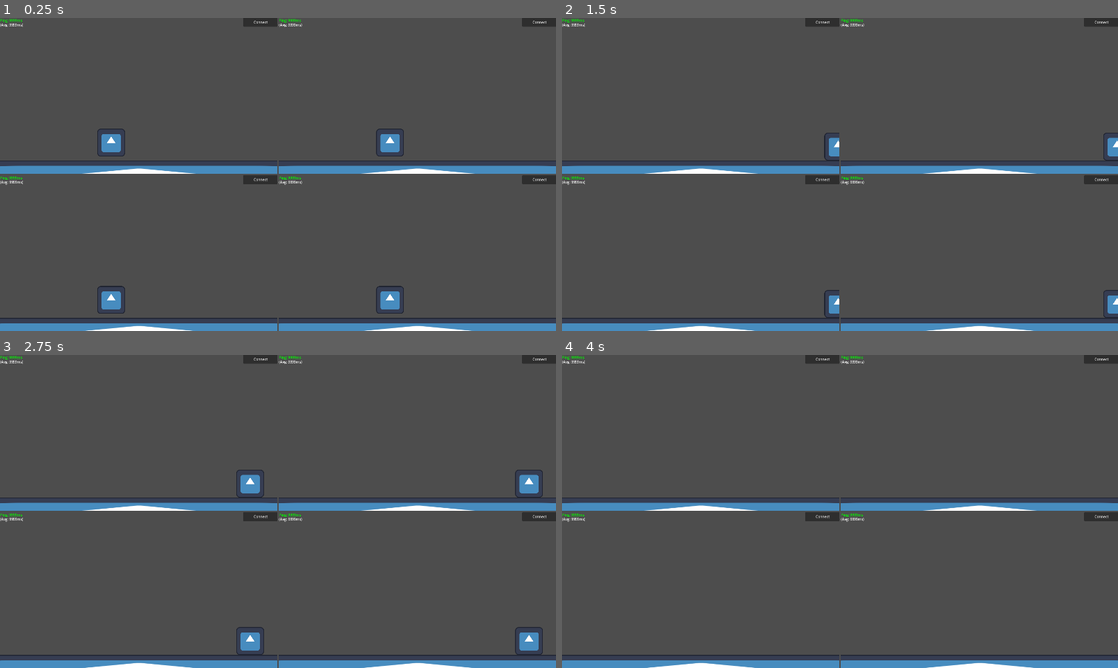
Above: before the commit, frames 1-4 (two rows, left to right).
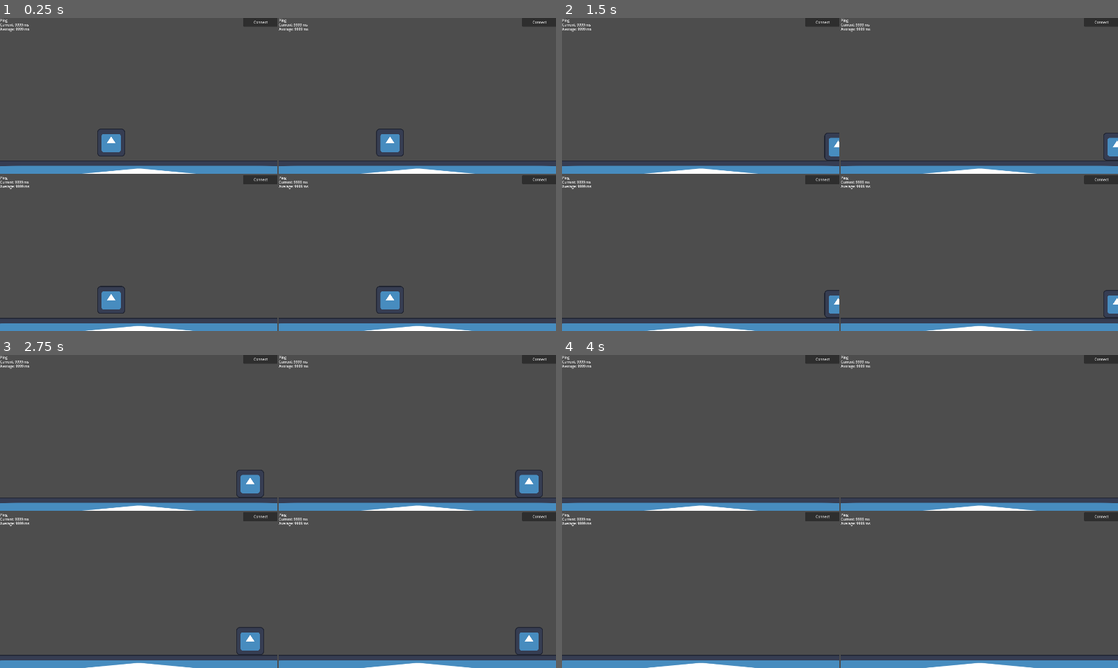
Above: after the commit, the same moments.

Repository: kamikoloss/godot-network-study
Game: Godot game, scene res://debug.tscn
Same seed, same stepped clock (60 frames per second), same inputs: the game is played once before the commit and once after it. This scene is started directly instead of the project's main scene. The engine's default icon, where the game draws it, is replaced by a stand-in: a white triangle on a blue panel in a dark square.
Inputs:
- Up to frame 1 (0.25 s): no input
- Up to frame 2 (1.5 s): tap Enter (ui_accept) at 0.5, 0.77 s; hold Right (ui_right) from 0.53 s (still down)
- Up to frame 3 (2.75 s): tap Enter (ui_accept) at 1.52, 2 s; release Right (ui_right) at 2.03 s; hold Left (ui_left) from 2.03 s (still down)
- Up to frame 4 (4 s): release Left (ui_left) at 2.78 s; hold Right (ui_right) from 2.78 s (still down); tap Enter (ui_accept) at 3.02, 3.5, 3.77 s

The runs differ from the first frame. In frame 1, 0.4% of the frame differs, in the area x 0-56%, y 0-55%; in frame 2, 0.4%; in frame 3, 0.4%; in frame 4, 0.4%.

Commit message:
Ping の表示を微修正した

Diff:
--- a/ws3/client.gd
+++ b/ws3/client.gd
@@ -17,8 +17,8 @@
 
 # UI
 @export var _connect_button: Button
-@export var _ping_label: Label
-@export var _ping_avg_label: Label
+@export var _ping_current_label: Label
+@export var _ping_average_label: Label
 @export var _ping_refresh_interval: float = 0.25
 
 # Scenes
@@ -33,7 +33,7 @@
 # Ping
 var _ping_refresh_timer: float = 0.0
 var _recent_ping_list: Array[float] = []
-var _recent_ping_list_max_size: int = 10
+var _recent_ping_list_max_size: int = 50
 
 
 
@@ -106,8 +106,8 @@
 
 	var ping_sum = _recent_ping_list.reduce(func(a, n): return a + n, 0.0)
 	var ping_avg = ping_sum / _recent_ping_list.size()
-	_ping_label.text = "Ping: %s ms" % str(snappedf(_recent_ping_list[-1] * 1000, 0.01))
-	_ping_avg_label.text = "(Avg: %s ms)" % str(snappedf(ping_avg * 1000, 0.01))
+	_ping_current_label.text = "Current: %s ms" % str(snappedf(_recent_ping_list[-1] * 1000, 0.01))
+	_ping_average_label.text = "Average: %s ms" % str(snappedf(ping_avg * 1000, 0.01))
 
 
 # 接続完了メッセージを受信したときの処理
--- a/ws3/client.tscn
+++ b/ws3/client.tscn
@@ -8,14 +8,15 @@
 [sub_resource type="RectangleShape2D" id="RectangleShape2D_rp5tg"]
 size = Vector2(128, 128)
 
-[node name="Client" type="Node2D" node_paths=PackedStringArray("_ws_client", "_player", "_network_nodes", "_connect_button", "_ping_label", "_ping_avg_label")]
+[node name="Client" type="Node2D" node_paths=PackedStringArray("_ws_client", "_player", "_network_nodes", "_connect_button", "_ping_current_label", "_ping_average_label")]
 script = ExtResource("1_dyupq")
 _ws_client = NodePath("WebSocketClient")
+_send_interval = 0.1
 _player = NodePath("LocalNodes/Player")
 _network_nodes = NodePath("NetworkNodes")
 _connect_button = NodePath("UI/Connect")
-_ping_label = NodePath("UI/Ping")
-_ping_avg_label = NodePath("UI/PingAvg")
+_ping_current_label = NodePath("UI/Ping2")
+_ping_average_label = NodePath("UI/Ping3")
 _player_scene = ExtResource("4_cwga6")
 
 [node name="WebSocketClient" parent="." instance=ExtResource("2_al7l1")]
@@ -51,15 +52,19 @@
 text = "Connect"
 
 [node name="Ping" type="Label" parent="UI"]
-modulate = Color(0, 1, 0, 1)
 layout_mode = 0
 offset_right = 160.0
 offset_bottom = 40.0
-text = "Ping: 9999ms"
+text = "Ping"
 
-[node name="PingAvg" type="Label" parent="UI"]
-layout_mode = 0
+[node name="Ping2" type="Label" parent="UI"]
 offset_top = 20.0
 offset_right = 160.0
 offset_bottom = 60.0
-text = "(Avg: 9999ms)"
+text = "Current: 9999 ms"
+
+[node name="Ping3" type="Label" parent="UI"]
+offset_top = 40.0
+offset_right = 160.0
+offset_bottom = 80.0
+text = "Average: 9999 ms"
